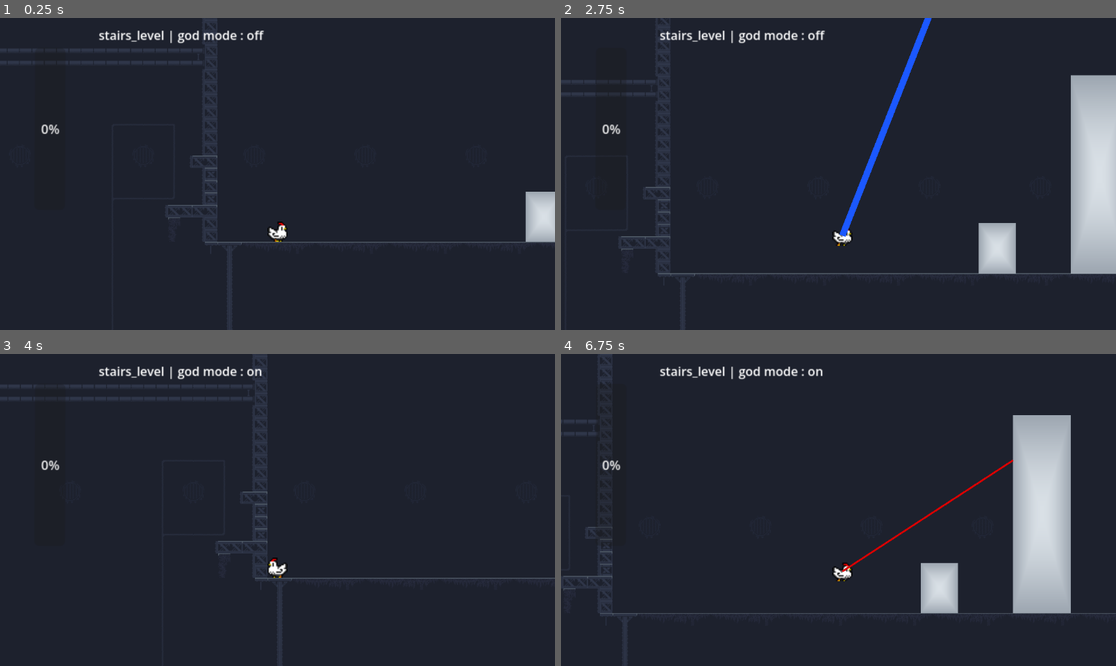
Above: before the commit, frames 1-4 (two rows, left to right).
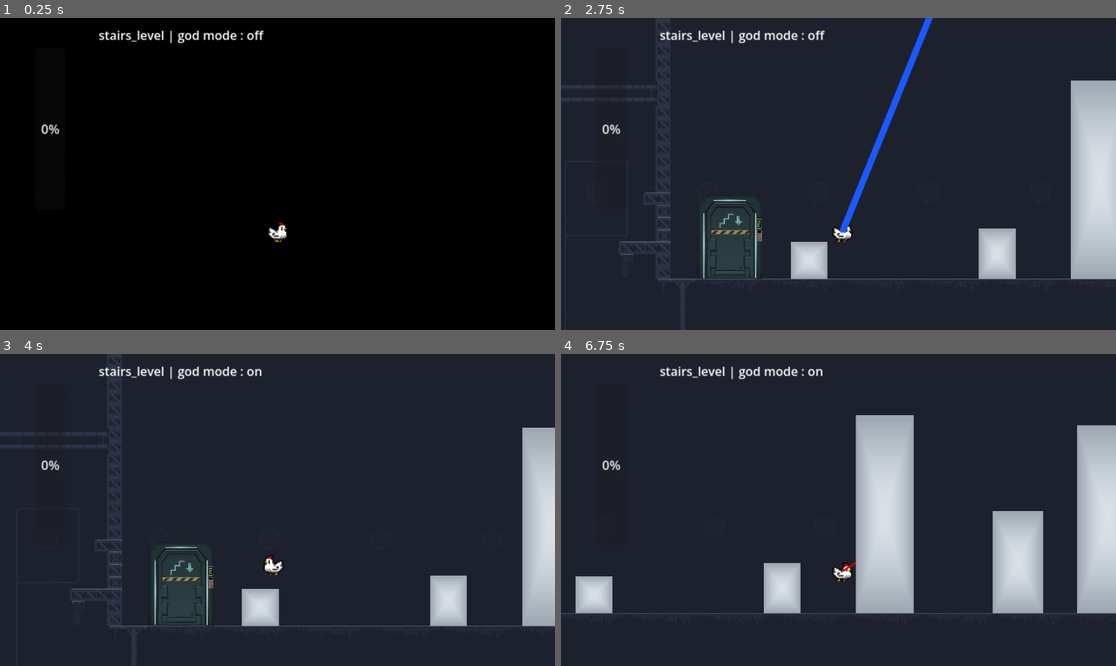
Above: after the commit, the same moments.

Repository: mgi-dev/size-them-up
Game: Godot game, scene res://scenes/levels/stairs.tscn
The game is run twice, just before and just after one commit, with the same random seed, the same clock (stepped at 60 frames per second) and the same inputs. This scene is started directly instead of the project's main scene.
Inputs (mouse positions are in pixels of both pictures, inside the frame that each line leads up to):
- Up to frame 1 (0.25 s): no input
- Up to frame 2 (2.75 s): tap Enter at 0.5 s; move the mouse to (960, 158) at 0.52 s; hold E (interact) 0.53-1.28 s; hold A (player_move_right) 0.53-2.03 s; tap Space (player_jump) at 0.77, 1.52, 2 s; move the mouse to (727, 189) at 1.27 s; tap W (player_climb) at 1.35 s; move the mouse to (894, 105) at 2.02 s; hold D (player_move_left) from 2.03 s (still down); hold Right mouse button (size_down) from 2.03 s (still down)
- Up to frame 3 (4 s): move the mouse to (249, 572) at 2.77 s; release D (player_move_left) at 2.78 s; release Right mouse button (size_down) at 2.78 s; hold A (player_move_right) from 2.78 s (still down); click (249, 572) at 2.85 s; tap Space (player_jump) at 3.02, 3.77 s; move the mouse to (444, 556) at 3.52 s; tap G (toggle_god_mode) at 3.6 s
- Up to frame 4 (6.75 s): move the mouse to (672, 463) at 4.27 s; release A (player_move_right) at 4.28 s; hold D (player_move_left) 4.28-5.03 s; tap E (interact) at 4.35 s; tap Space (player_jump) at 4.52, 6.02 s; move the mouse to (866, 510) at 5.02 s; hold A (player_move_right) 5.03-5.78 s; hold W (player_climb) 5.03-5.78 s; move the mouse to (755, 432) at 5.77 s; hold D (player_move_left) from 5.78 s (still down); right-click (755, 432) at 5.85 s; move the mouse to (960, 494) at 6.52 s; press the mouse at (960, 494) at 6.53 s

The runs differ from the first frame. In frame 1, 99% of the frame differs, in the area x 0-100%, y 0-100%; in frame 2, 4.3%; in frame 3, 9.9%; in frame 4, 21%.

Commit message:
transitions between levels

Diff:
--- a/autoloads/signal_bus.gd
+++ b/autoloads/signal_bus.gd
@@ -6,6 +6,8 @@
 signal resize_ray_resize_up(collision_shape: CollisionShape2D)
 signal resize_ray_resize_down(collision_shape: CollisionShape2D)
 
+signal next_level(next_level: PackedScene)
+
 signal game_event_happened(game_event: Enums.GAME_EVENT)
 
 
--- a/autoloads/sound_controller.gd
+++ b/autoloads/sound_controller.gd
@@ -5,8 +5,9 @@
 
 ]
 
+var music_player: AudioStreamPlayer
 const JUMP_SOUND = preload("res://assets/sound/jump.mp3")
-
+const MUSIC_ONE = preload("res://assets/musics/D_D-Music-Industrial-Factory-Ambience.ogg")
 
 func _ready():
 
@@ -15,6 +16,13 @@
 
 	SignalBus.player_jump.connect(player_jump_sound)
 
+	music_player = AudioStreamPlayer.new()
+	add_child(music_player)
+	music_player.pitch_scale = 0.8
+	music_player.stream = MUSIC_ONE
+	music_player.stream.loop = true
+	music_player.play()
+
 
 func player_jump_sound():
 	audio_players[0].stream = JUMP_SOUND
--- a/project.godot
+++ b/project.godot
@@ -11,7 +11,7 @@
 [application]
 
 config/name="size-them-up"
-run/main_scene="uid://ck7rpm0lni6wt"
+run/main_scene="uid://cvkdnibthft57"
 config/features=PackedStringArray("4.6", "Forward Plus")
 config/icon="res://icon.svg"
 
--- a/scenes/landscape/door.gd
+++ b/scenes/landscape/door.gd
@@ -1,4 +1,6 @@
 extends Area2D
+
+class_name Door
 
 @onready var collision_shape = $CollisionShape2D
 @onready var background_sprite = $backgroud
@@ -40,9 +42,11 @@
 	door_audio.play()
 	await door_animation.animation_finished
 	if next_scene:
-		var node := next_scene.instantiate()
-		get_tree().change_scene_to_node(node)
+		SignalBus.next_level.emit(next_scene)
+		# var node := next_scene.instantiate()
+		# get_tree().change_scene_to_node(node)
 	else:
+		SignalBus.next_level.emit(next_scene)
 		print("NO NEXT SCENE")
 
 
@@ -50,3 +54,11 @@
 func close_door():
 	door_animation.play("close")
 	door_audio.play()
+
+
+func reset_open():
+	door_animation.play("reset_open")
+
+
+func reset_close():
+	door_animation.play("RESET")
--- a/scenes/landscape/door.tscn
+++ b/scenes/landscape/door.tscn
@@ -91,11 +91,28 @@
 "values": [Rect2(0, 0, 1061.346, 1701.1365), Rect2(0, 0, 1061.346, 0)]
 }
 
+[sub_resource type="Animation" id="Animation_e08mm"]
+resource_name = "reset_open"
+length = 0.001
+tracks/0/type = "value"
+tracks/0/imported = false
+tracks/0/enabled = true
+tracks/0/path = NodePath("Door1OutsideFrame/Door1InsideFrame:region_rect")
+tracks/0/interp = 1
+tracks/0/loop_wrap = true
+tracks/0/keys = {
+"times": PackedFloat32Array(0),
+"transitions": PackedFloat32Array(1),
+"update": 0,
+"values": [Rect2(0, 0, 1061.346, 0)]
+}
+
 [sub_resource type="AnimationLibrary" id="AnimationLibrary_foxjj"]
 _data = {
 &"RESET": SubResource("Animation_4yke3"),
 &"close": SubResource("Animation_foxjj"),
-&"open": SubResource("Animation_ugi6p")
+&"open": SubResource("Animation_ugi6p"),
+&"reset_open": SubResource("Animation_e08mm")
 }
 
 [node name="Door" type="Area2D" unique_id=8401334]
@@ -113,7 +130,7 @@
 [node name="Door1InsideFrame" type="Sprite2D" parent="Door1OutsideFrame" unique_id=1475018288]
 z_index = 1
 position = Vector2(17.424568, 87.12286)
-scale = Vector2(0.9984168, 1.0114841)
+scale = Vector2(0.991892, 1.0048739)
 texture = ExtResource("3_foxjj")
 region_enabled = true
 region_rect = Rect2(0, 0, 1061.346, 1700)
--- a/scenes/levels/base_level.gd
+++ b/scenes/levels/base_level.gd
@@ -2,12 +2,18 @@
 
 @onready var camera: Camera2D = $Camera
 @onready var player: Player = $Player
-@onready var background_music_player: AudioStreamPlayer = $AudioStreamPlayer
+@onready var transition_sprite = $TransitionSprite2D
 
+@export var entrance_door: Door
+@export var exit_door: Door
 @export var scroll_speed: float = 5000.0
 
 func _ready():
-	background_music_player.pitch_scale = 0.8
+	transition_sprite.modulate = Color(0.0, 0.0, 0.0, 1.0)
+	display_transition_into_level()
+	SignalBus.next_level.connect(display_transition_out_from_level)
+
+
 
 func _process(delta):
 	pass
@@ -21,3 +27,36 @@
 func update_camera_position():
 	camera.position.x = move_toward(camera.position.x, player.position.x, scroll_speed)
 	camera.position.y = move_toward(camera.position.y, player.position.y - 75, scroll_speed)
+
+func display_transition_out_from_level(next_level):
+	if next_level:
+		transition_sprite.scale = Vector2(0.0, 0.0)
+		transition_sprite.position = $Player.position - Vector2(0.5, 0.5)
+
+		var tween = create_tween()
+		var texture_size = transition_sprite.texture.get_size()
+		var screen_diagonal = get_viewport().get_visible_rect().size.length()
+
+		tween.tween_property(transition_sprite, "scale" , Vector2.ONE * (screen_diagonal / texture_size.x), 0.3)
+
+		await tween.finished
+
+		get_tree().change_scene_to_node(next_level.instantiate())
+
+
+func display_transition_into_level():
+	if entrance_door:
+		entrance_door.reset_open()
+	transition_sprite.position = $Player.position - Vector2(0.5, 0.5)
+	var texture_size = transition_sprite.texture.get_size()
+	var screen_diagonal = get_viewport().get_visible_rect().size.length()
+	transition_sprite.scale = Vector2.ONE * (screen_diagonal / texture_size.x)
+	await get_tree().create_timer(0.5).timeout
+	var tween = create_tween()
+
+	tween.tween_property(transition_sprite, "scale" , Vector2(0.0, 0.0), 0.3)
+
+	await tween.finished
+
+	if entrance_door:
+		entrance_door.close_door()
--- a/scenes/levels/base_level.tscn
+++ b/scenes/levels/base_level.tscn
@@ -5,7 +5,7 @@
 [ext_resource type="PackedScene" uid="uid://cjenegqkyul3s" path="res://scenes/ui/camera/camera.tscn" id="2_uk53i"]
 [ext_resource type="PackedScene" uid="uid://ce4p0x7jmejpa" path="res://scenes/ui/debug_display/scene_info.tscn" id="4_3rriw"]
 [ext_resource type="PackedScene" uid="uid://cdtat8xupelfn" path="res://scenes/ui/size_gauge/size_gauge.tscn" id="4_wwrw0"]
-[ext_resource type="AudioStream" uid="uid://c6entbxund46w" path="res://assets/musics/D_D-Music-Industrial-Factory-Ambience.ogg" id="6_h4ce7"]
+[ext_resource type="Texture2D" uid="uid://rauu87h82ibh" path="res://assets/images/white_round.png" id="8_43bxi"]
 [ext_resource type="Texture2D" uid="uid://cfwixkj0s33r5" path="res://assets/tileset/industrial.v2.png" id="8_53c65"]
 
 [sub_resource type="TileSetAtlasSource" id="TileSetAtlasSource_43bxi"]
@@ -508,18 +508,12 @@
 [node name="Player" parent="." unique_id=217472232 instance=ExtResource("1_md458")]
 position = Vector2(32, 624)
 
-[node name="AudioStreamPlayer" type="AudioStreamPlayer" parent="." unique_id=1472266117]
-stream = ExtResource("6_h4ce7")
-volume_db = -9.589
-autoplay = true
-parameters/looping = true
-
 [node name="TileMap" type="TileMap" parent="." unique_id=1431608523]
 tile_set = SubResource("TileSet_j7gcg")
 format = 2
 layer_0/tile_data = PackedInt32Array(2686965, 0, 1, 2686966, 65536, 1, 2686967, 131072, 1, 2686968, 196608, 1, 2686969, …(619 unchanged characters)…
 
-[node name="ColorRect" type="ColorRect" parent="." unique_id=241421075]
+[node name="BackgroundRectColor" type="ColorRect" parent="." unique_id=241421075]
 z_index = -999
 offset_left = -2352.0
 offset_top = -2583.9998
@@ -529,3 +523,9 @@
 color = Color(0.11372549, 0.12941177, 0.1764706, 1)
 metadata/_edit_use_anchors_ = true
 metadata/_edit_lock_ = true
+
+[node name="TransitionSprite2D" type="Sprite2D" parent="." unique_id=1077565752]
+z_index = 5
+position = Vector2(-5948.6157, -2332.3223)
+scale = Vector2(0.19232178, 0.18008931)
+texture = ExtResource("8_43bxi")
--- a/scenes/levels/stairs.tscn
+++ b/scenes/levels/stairs.tscn
@@ -7,8 +7,10 @@
 [ext_resource type="PackedScene" uid="uid://nyjv81jh5kks" path="res://scenes/landscape/Ladder.tscn" id="5_4o547"]
 [ext_resource type="PackedScene" uid="uid://btaph64xx2gfe" path="res://scenes/resizable/oval_resizable.tscn" id="6_v4mhk"]
 [ext_resource type="PackedScene" uid="uid://cj1w1b0ghswrx" path="res://scenes/embelish/arrow.tscn" id="7_v4mhk"]
+[ext_resource type="PackedScene" uid="uid://dcob4prj3ngv" path="res://scenes/landscape/door.tscn" id="8_xvnfm"]
 
-[node name="stairs_level" unique_id=1818539085 instance=ExtResource("1_fnp8j")]
+[node name="stairs_level" unique_id=1818539085 node_paths=PackedStringArray("entrance_door") instance=ExtResource("1_fnp8j")]
+entrance_door = NodePath("Door")
 
 [node name="Player" parent="." index="1" unique_id=217472232]
 position = Vector2(-113.85126, 619.35535)
@@ -120,7 +122,7 @@
 scale = Vector2(9.945576, 6.3102427)
 color = Color(0.11372549, 0.12941177, 0.1764706, 1)
 
-[node name="ColorRect" parent="." index="30" unique_id=241421075]
+[node name="BackgroundRectColor" parent="." index="30" unique_id=241421075]
 offset_left = -2320.0
 offset_top = -2600.0002
 offset_right = -2280.0
@@ -136,4 +138,10 @@
 rotation = -0.8599488
 scale = Vector2(0.18308052, 0.20371616)
 
+[node name="Door" parent="." index="34" unique_id=8401334 instance=ExtResource("8_xvnfm")]
+position = Vector2(-115, 586)
+
+[node name="ResizableV11" parent="." index="35" unique_id=1510491829 instance=ExtResource("2_fnp8j")]
+position = Vector2(-12, 611)
+
 [editable path="ResizableV2"]
--- a/scenes/levels/tutorial/move_01.tscn
+++ b/scenes/levels/tutorial/move_01.tscn
@@ -12,9 +12,9 @@
 [node name="tutorial_move_01" unique_id=1818539085 instance=ExtResource("1_dt453")]
 
 [node name="Player" parent="." index="1" unique_id=217472232]
-position = Vector2(0, 597)
+position = Vector2(-54, 626)
 
-[node name="TileMap" parent="." index="3" unique_id=1431608523]
+[node name="TileMap" parent="." index="2" unique_id=1431608523]
 layer_0/tile_data = PackedInt32Array(2686965, 0, 1, 2686966, 65536, 1, 2686967, 131072, 1, 2686968, 196608, 1, 2686969, …(11602 unchanged characters)…
 
 [node name="RichTextLabel" type="RichTextLabel" parent="." index="5" unique_id=102628212]
